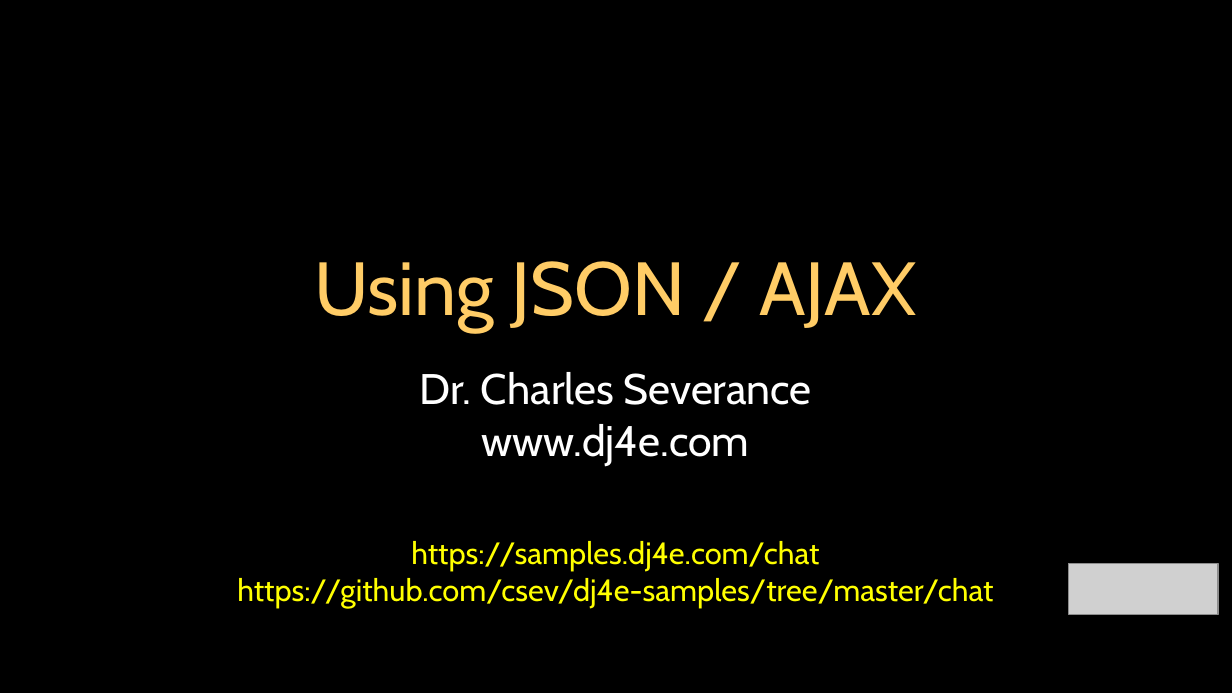
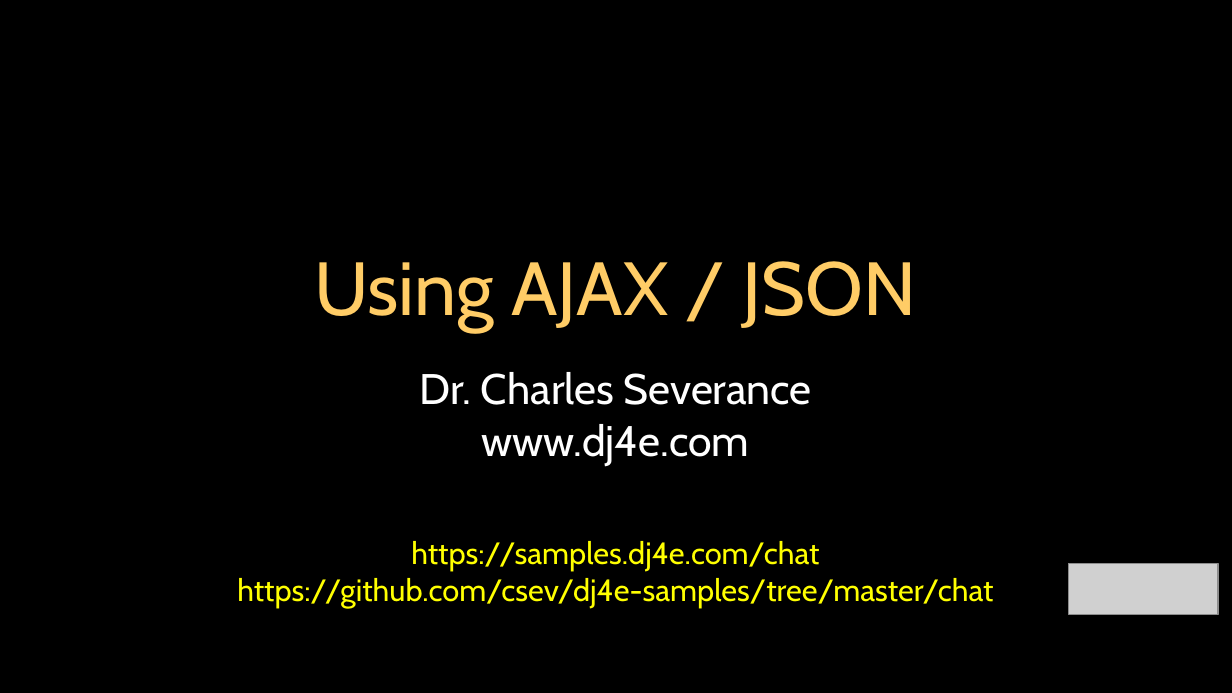
Before and after one commit to csev/dj4e, a slide deck: slide 1 of lectures/JS-04-JSON.ppt. Drawn at 1232x693 pixels with LibreOffice and Linux fonts; fonts in the diff are those of the drawing; grey boxes stand for pictures. Boxes give left, top, right and bottom in pixels: in the first picture for what was removed or moved away, otherwise in the second. Text is boxed around its words. In the diff, an @@ line names an element or a change of style, - is before the commit and + after.

```diff
--- a/lectures/JS-04-JSON.ppt
+++ b/lectures/JS-04-JSON.ppt
@@ title at (314,261,916,331): text changed @@
-Using JSON / AJAX
+Using AJAX / JSON
```
Also in this commit, not shown: 1 other file.
